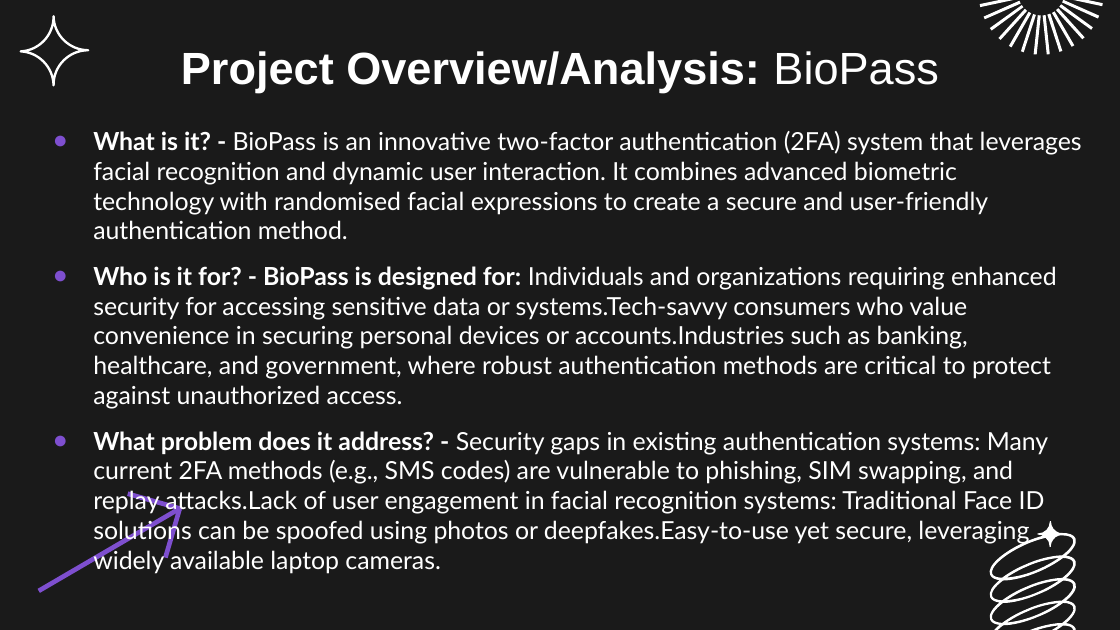
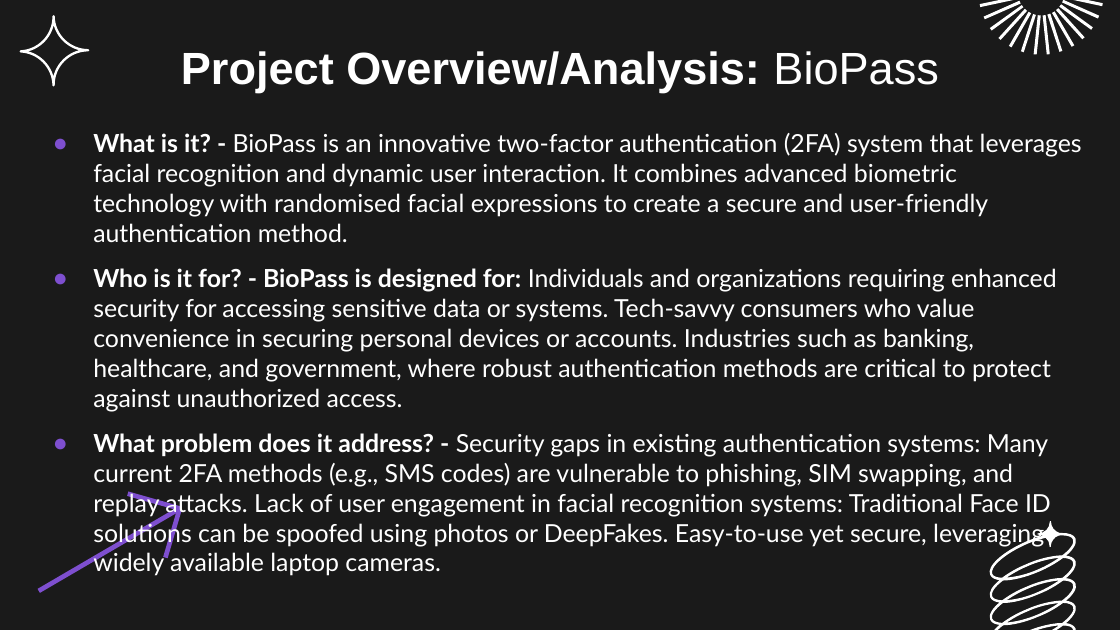
Before and after one commit to AishaNtl/FYPMidPoint, a slide deck: slide 4 of BioPassMidPointPres.pptx. Drawn at 1120x630 pixels with LibreOffice and Linux fonts; fonts in the diff are those of the drawing; background and template pictures are left out. Boxes give left, top, right and bottom in pixels: in the first picture for what was removed or moved away, otherwise in the second. Text is boxed around its words. In the diff, an @@ line names an element or a change of style, - is before the commit and + after.

```diff
--- a/BioPassMidPointPres.pptx
+++ b/BioPassMidPointPres.pptx
@@ text at box(93, 268, 1057, 576): text changed @@
-● Who is it for? - BioPass is designed for: Individuals and organizations requiring enhanced security for accessing sensitive data or systems.Tech-savvy consumers who value convenience in securing personal devices or accounts.Industries such as banking, healthcare, and government, where robust authentication methods are critical to protect against unauthorized access.
-● What problem does it address? - Security gaps in existing authentication systems: Many current 2FA methods (e.g., SMS codes) are vulnerable to phishing, SIM swapping, and replay attacks.Lack of user engagement in facial recognition systems: Traditional Face ID solutions can be spoofed using photos or deepfakes.Easy-to-use yet secure, leveraging widely available laptop cameras.
+● Who is it for? - BioPass is designed for: Individuals and organizations requiring enhanced security for accessing sensitive data or systems. Tech-savvy consumers who value convenience in securing personal devices or accounts. Industries such as banking, healthcare, and government, where robust authentication methods are critical to protect against unauthorized access.
+● What problem does it address? - Security gaps in existing authentication systems: Many current 2FA methods (e.g., SMS codes) are vulnerable to phishing, SIM swapping, and replay attacks. Lack of user engagement in facial recognition systems: Traditional Face ID solutions can be spoofed using photos or DeepFakes. Easy-to-use yet secure, leveraging widely available laptop cameras.
```
Also in this commit, not shown: 1 other slide changed, 1 other file.
